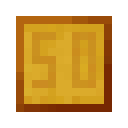
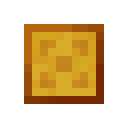
Layered file, before and after one edit (128×128). Changes by layer:
painted on "front" over [32, 32, 96, 88]
painted on "coinCentBackground" over [16, 16, 112, 112]
